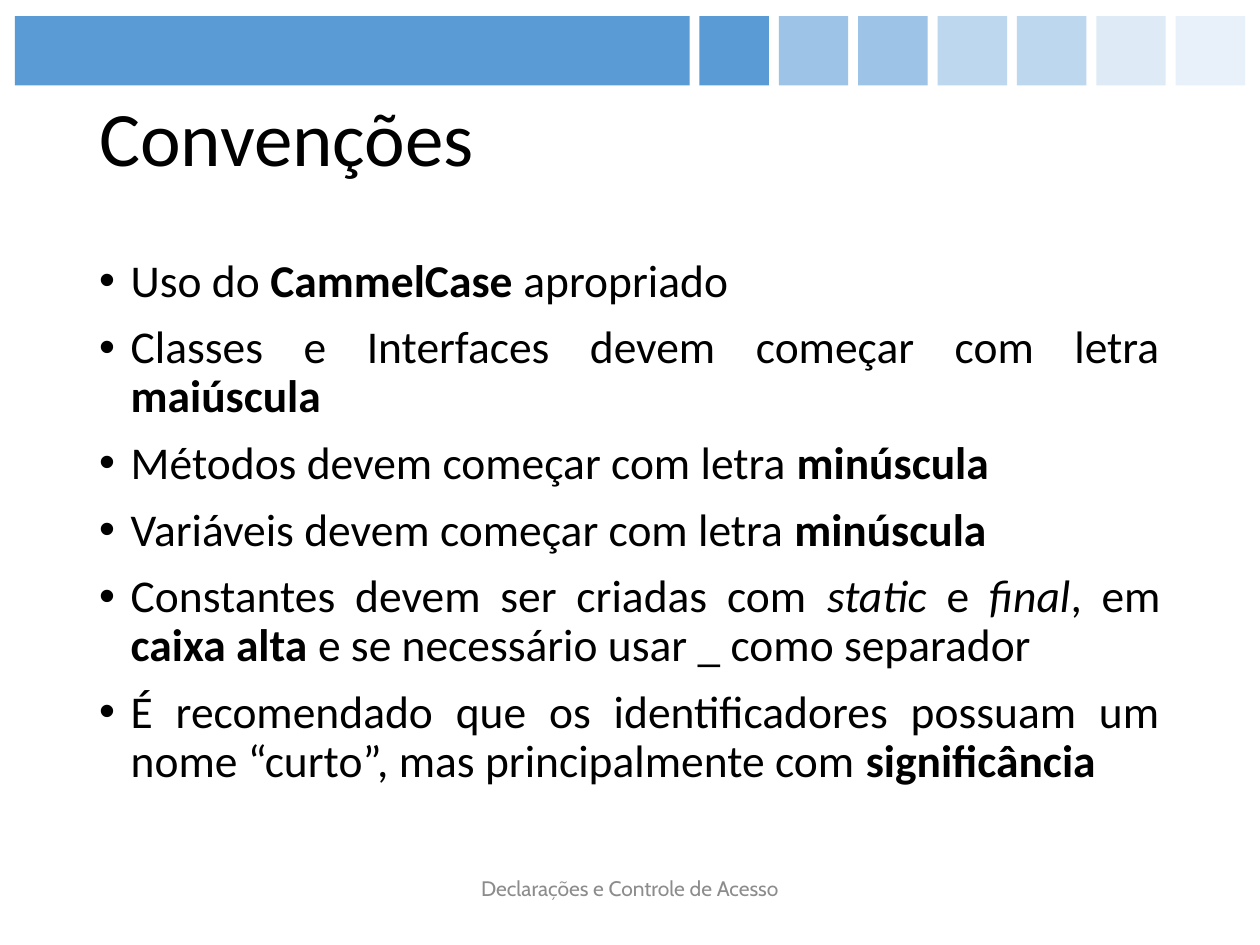
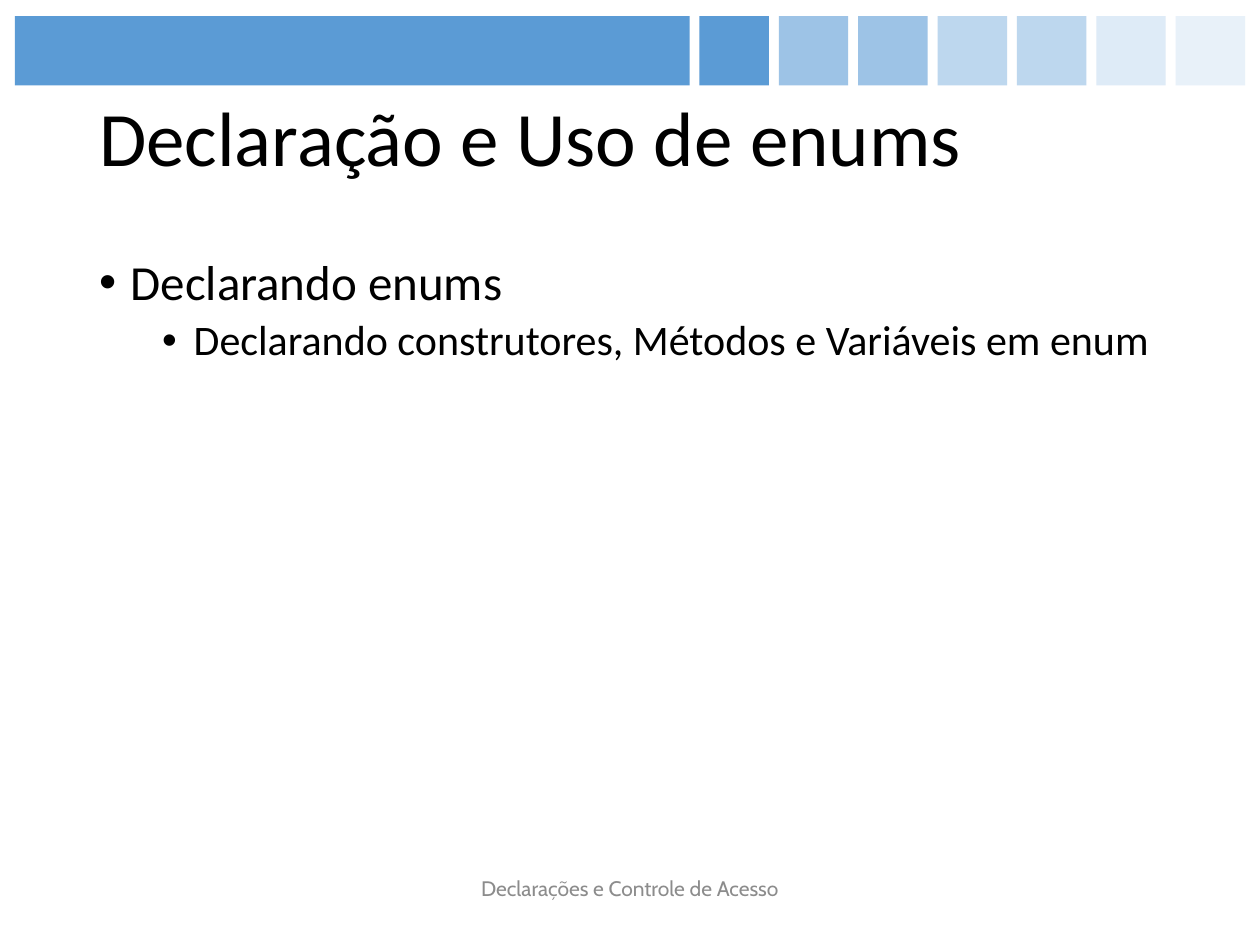
Before and after one commit to figueiredojrr/treinamentoJavaSeOcaAgosto, a slide deck: slide 18 of TreinamentoJavaSeOca/documentos/apresentação/OCA.pptx (slide 8 before the commit). Drawn at 1260x945 pixels with LibreOffice and Linux fonts; fonts in the diff are those of the drawing. Boxes give left, top, right and bottom in pixels: in the first picture for what was removed or moved away, otherwise in the second. Text is boxed around its words. In the diff, an @@ line names an element or a change of style, - is before the commit and + after.

```diff
--- a/TreinamentoJavaSeOca/documentos/apresentação/OCA.pptx
+++ b/TreinamentoJavaSeOca/documentos/apresentação/OCA.pptx
@@ title at box(99, 112, 961, 179): text changed @@
-Convenções
+Declaração e Uso de enums
@@ text at box(131, 266, 1149, 360): text changed; size 26 to 24 pt @@
-• Uso do CammelCase apropriado
-• Classes e Interfaces devem começar com letra maiúscula
-• Métodos devem começar com letra minúscula
-• Variáveis devem começar com letra minúscula
-• Constantes devem ser criadas com static e final, em caixa alta e se necessário usar _ como separador
-• É recomendado que os identificadores possuam um nome “curto”, mas principalmente com significância
+• Declarando enums
+  • Declarando construtores, Métodos e Variáveis em enum
```
Also in this commit, not shown: 23 other slides changed, 5 slides added, 15 slides removed.
